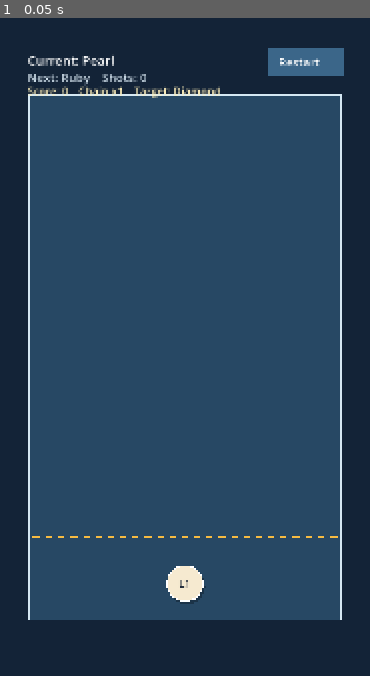
Above: before the commit, frame 1.
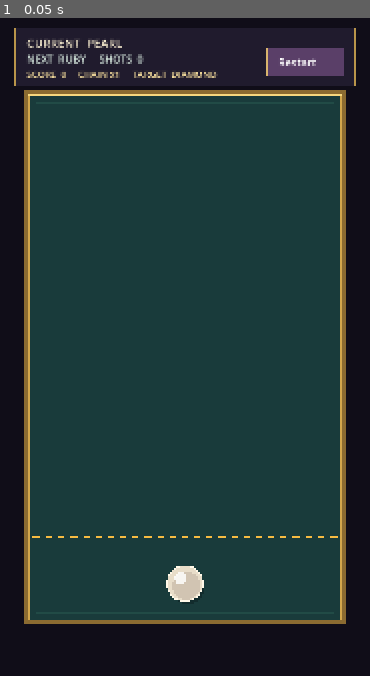
Above: after the commit, the same moment.

Repository: owais6153/game
Game: Godot game, scene res://scenes/Game.tscn
Same seed, same stepped clock (60 frames per second), same inputs: the game is played once before the commit and once after it.
Inputs:
- Up to frame 1 (0.05 s): no input

The runs differ from the first frame. In frame 1, 94% of the frame differs, in the area x 0-100%, y 0-100%.

Commit message:
feat: add first gemstone visual prototype

Diff:
--- a/scripts/game_controller.gd
+++ b/scripts/game_controller.gd
@@ -1,4 +1,6 @@
 extends Node2D
+
+const GemVisualsType = preload("res://scripts/gem_visuals.gd")
 
 var pieces: Array[GemPiece] = []
 var simulation := BoardSimulation.new()
@@ -193,38 +195,43 @@
 	merge_presentations = merge_presentations.filter(func(presentation: Dictionary) -> bool: return presentation.elapsed < GameConfig.MERGE_PRESENTATION_DURATION)
 
 func _draw() -> void:
-	draw_rect(Rect2(Vector2.ZERO, GameConfig.VIEWPORT_SIZE), Color("132337"))
-	draw_rect(Rect2(GameConfig.BOARD_LEFT, GameConfig.BOARD_TOP, GameConfig.BOARD_RIGHT - GameConfig.BOARD_LEFT, GameConfig.BOARD_BOTTOM - GameConfig.BOARD_TOP), Color("274864"), true)
-	draw_line(Vector2(GameConfig.BOARD_LEFT, GameConfig.BOARD_TOP), Vector2(GameConfig.BOARD_RIGHT, GameConfig.BOARD_TOP), Color("d5e8f3"), 6.0)
-	draw_line(Vector2(GameConfig.BOARD_LEFT, GameConfig.BOARD_TOP), Vector2(GameConfig.BOARD_LEFT, GameConfig.BOARD_BOTTOM), Color("d5e8f3"), 6.0)
-	draw_line(Vector2(GameConfig.BOARD_RIGHT, GameConfig.BOARD_TOP), Vector2(GameConfig.BOARD_RIGHT, GameConfig.BOARD_BOTTOM), Color("d5e8f3"), 6.0)
+	draw_rect(Rect2(Vector2.ZERO, GameConfig.VIEWPORT_SIZE), Color("100d18"))
+	draw_rect(Rect2(GameConfig.BOARD_LEFT - 9.0, GameConfig.BOARD_TOP - 9.0, GameConfig.BOARD_RIGHT - GameConfig.BOARD_LEFT + 18.0, GameConfig.BOARD_BOTTOM - GameConfig.BOARD_TOP + 18.0), Color("8b6b31"), true)
+	draw_rect(Rect2(GameConfig.BOARD_LEFT, GameConfig.BOARD_TOP, GameConfig.BOARD_RIGHT - GameConfig.BOARD_LEFT, GameConfig.BOARD_BOTTOM - GameConfig.BOARD_TOP), Color("193b3b"), true)
+	draw_rect(Rect2(GameConfig.BOARD_LEFT + 14.0, GameConfig.BOARD_TOP + 14.0, GameConfig.BOARD_RIGHT - GameConfig.BOARD_LEFT - 28.0, GameConfig.BOARD_BOTTOM - GameConfig.BOARD_TOP - 28.0), Color("214b46"), false, 3.0)
+	draw_line(Vector2(GameConfig.BOARD_LEFT, GameConfig.BOARD_TOP), Vector2(GameConfig.BOARD_RIGHT, GameConfig.BOARD_TOP), Color("f6d77e"), 5.0)
+	draw_line(Vector2(GameConfig.BOARD_LEFT, GameConfig.BOARD_TOP), Vector2(GameConfig.BOARD_LEFT, GameConfig.BOARD_BOTTOM), Color("d3a74c"), 5.0)
+	draw_line(Vector2(GameConfig.BOARD_RIGHT, GameConfig.BOARD_TOP), Vector2(GameConfig.BOARD_RIGHT, GameConfig.BOARD_BOTTOM), Color("d3a74c"), 5.0)
 	draw_dashed_line(Vector2(GameConfig.BOARD_LEFT + 8.0, GameConfig.DANGER_LINE_Y), Vector2(GameConfig.BOARD_RIGHT - 8.0, GameConfig.DANGER_LINE_Y), Color("f6bb42"), 3.0, 12.0)
 	var font := ThemeDB.fallback_font
 	var active := get_active_piece()
 	var current_label := GameConfig.gem_name(active.level) if active != null else "Resolving"
-	draw_string(font, Vector2(54.0, 92.0), "Current: %s" % current_label, HORIZONTAL_ALIGNMENT_LEFT, -1, 25, Color.WHITE)
-	draw_string(font, Vector2(54.0, 124.0), "Next: %s    Shots: %d" % [GameConfig.gem_name(next_level), shot_count], HORIZONTAL_ALIGNMENT_LEFT, -1, 23, Color("d9e8f3"))
-	draw_string(font, Vector2(54.0, 150.0), "Score: %d    Chain x%d    Target: %s" % [score, chain_multiplier, GameConfig.gem_name(GameConfig.TARGET_LEVEL)], HORIZONTAL_ALIGNMENT_LEFT, -1, 21, Color("fff0bb"))
-	draw_rect(GameConfig.RESTART_RECT, Color("3b6689"), true)
-	draw_string(font, Vector2(542.0, 94.0), "Restart", HORIZONTAL_ALIGNMENT_LEFT, -1, 23, Color.WHITE)
-	for piece in pieces:
-		draw_circle(piece.position + Vector2(4.0, 6.0), piece.radius, Color(0.02, 0.05, 0.08, 0.35))
-		draw_circle(piece.position, piece.radius, GameConfig.gem_color(piece.level))
-		draw_arc(piece.position, piece.radius, 0.0, TAU, 32, Color.WHITE.lightened(0.15), 2.0)
-		draw_string(font, piece.position + Vector2(-12.0, 8.0), "L%d" % piece.level, HORIZONTAL_ALIGNMENT_LEFT, -1, 21, Color("172334"))
+	draw_rect(Rect2(30.0, 20.0, 660.0, 112.0), Color("201b2d"), true)
+	draw_rect(Rect2(30.0, 20.0, 660.0, 112.0), Color("b9954a"), false, 2.0)
+	draw_string(font, Vector2(52.0, 57.0), "CURRENT  %s" % current_label.to_upper(), HORIZONTAL_ALIGNMENT_LEFT, -1, 23, Color("fff4d5"))
+	draw_string(font, Vector2(52.0, 88.0), "NEXT  %s     SHOTS  %d" % [GameConfig.gem_name(next_level).to_upper(), shot_count], HORIZONTAL_ALIGNMENT_LEFT, -1, 20, Color("d7e9df"))
+	draw_string(font, Vector2(52.0, 116.0), "SCORE  %d     CHAIN x%d     TARGET  DIAMOND" % [score, chain_multiplier], HORIZONTAL_ALIGNMENT_LEFT, -1, 18, Color("ffe6a1"))
+	draw_rect(GameConfig.RESTART_RECT, Color("5a3f68"), true)
+	draw_rect(GameConfig.RESTART_RECT, Color("d8b46d"), false, 2.0)
+	draw_string(font, Vector2(542.0, 94.0), "Restart", HORIZONTAL_ALIGNMENT_LEFT, -1, 21, Color.WHITE)
+	# Draw the non-physical source ghosts first. The new simulated gem is then
+	# rendered over them, avoiding a one-frame visual pop at the merge midpoint.
 	for presentation in merge_presentations:
 		_draw_merge_presentation(presentation)
+	for piece in pieces:
+		GemVisualsType.draw_shadow(self, piece.position, piece.radius)
+		GemVisualsType.draw_gem(self, piece.level, piece.position, piece.radius)
 	if won or failed:
 		_draw_result_overlay(font)
 
 func _draw_result_overlay(font: Font) -> void:
-	draw_rect(Rect2(80.0, 420.0, 560.0, 470.0), Color(0.03, 0.08, 0.14, 0.93), true)
-	draw_rect(Rect2(80.0, 420.0, 560.0, 470.0), Color("f6bb42"), false, 3.0)
+	draw_rect(Rect2(80.0, 420.0, 560.0, 470.0), Color("1b1427", 0.96), true)
+	draw_rect(Rect2(80.0, 420.0, 560.0, 470.0), Color("f1cd78"), false, 3.0)
 	var title := "You created a Diamond!" if won else "Table overflowed"
 	var button := "Replay" if won else "Retry"
 	draw_string(font, Vector2(142.0, 550.0), title, HORIZONTAL_ALIGNMENT_LEFT, -1, 34, Color.WHITE)
 	draw_string(font, Vector2(270.0, 615.0), "Score: %d" % score, HORIZONTAL_ALIGNMENT_LEFT, -1, 28, Color("fff0bb"))
-	draw_rect(GameConfig.OVERLAY_BUTTON_RECT, Color("3b6689"), true)
+	draw_rect(GameConfig.OVERLAY_BUTTON_RECT, Color("5a3f68"), true)
 	draw_string(font, Vector2(320.0, 812.0), button, HORIZONTAL_ALIGNMENT_LEFT, -1, 25, Color.WHITE)
 
 func _draw_merge_presentation(presentation: Dictionary) -> void:
@@ -235,9 +242,7 @@
 	var source_alpha := 1.0 - pull_t
 	for source_position in [presentation.first_position, presentation.second_position]:
 		var position: Vector2 = source_position.lerp(midpoint, pull_t * 0.72)
-		var color := GameConfig.gem_color(presentation.level - 1)
-		color.a = source_alpha
-		draw_circle(position, GameConfig.PIECE_RADIUS * source_scale, color)
+		GemVisualsType.draw_gem(self, presentation.level - 1, position, GameConfig.PIECE_RADIUS, source_alpha, source_scale)
 	var ring_alpha := 1.0 - t
 	var ring_color := GameConfig.gem_color(presentation.level).lightened(0.35)
 	ring_color.a = ring_alpha
--- /dev/null
+++ b/scripts/gem_visuals.gd
@@ -0,0 +1,69 @@
+class_name GemVisuals
+extends RefCounted
+
+# Rendering-only gem kit. It deliberately accepts position/radius/level values
+# and has no reference to simulation state, collision, or merge candidates.
+
+static func draw_shadow(canvas: CanvasItem, position: Vector2, radius: float, alpha: float = 0.28) -> void:
+	canvas.draw_circle(position + Vector2(5.0, 8.0), radius * 0.92, Color(0.01, 0.02, 0.04, alpha))
+
+static func draw_gem(canvas: CanvasItem, level: int, position: Vector2, radius: float, alpha: float = 1.0, scale: float = 1.0) -> void:
+	var gem_radius := radius * scale
+	match level:
+		1: _draw_pearl(canvas, position, gem_radius, alpha)
+		2: _draw_ruby(canvas, position, gem_radius, alpha)
+		3: _draw_emerald(canvas, position, gem_radius, alpha)
+		4: _draw_sapphire(canvas, position, gem_radius, alpha)
+		5: _draw_diamond(canvas, position, gem_radius, alpha)
+		_: _draw_pearl(canvas, position, gem_radius, alpha)
+
+static func visual_style_name(level: int) -> String:
+	match level:
+		1: return "round pearl with soft highlight"
+		2: return "faceted ruby"
+		3: return "emerald-cut gem"
+		4: return "faceted sapphire"
+		5: return "multi-facet diamond"
+		_: return "unknown"
+
+static func _with_alpha(color: Color, alpha: float) -> Color:
+	color.a *= alpha
+	return color
+
+static func _polygon(canvas: CanvasItem, points: PackedVector2Array, color: Color, outline: Color, width: float = 2.0) -> void:
+	canvas.draw_colored_polygon(points, color)
+	canvas.draw_polyline(points + PackedVector2Array([points[0]]), outline, width, true)
+
+static func _draw_pearl(canvas: CanvasItem, p: Vector2, r: float, a: float) -> void:
+	canvas.draw_circle(p, r, _with_alpha(Color("e8ddc9"), a))
+	canvas.draw_circle(p + Vector2(3, 4), r * 0.78, _with_alpha(Color("b9aa9a"), a * 0.5))
+	canvas.draw_circle(p + Vector2(-8, -10), r * 0.34, _with_alpha(Color.WHITE, a * 0.82))
+	canvas.draw_arc(p, r, 0.0, TAU, 28, _with_alpha(Color("fff8e8"), a), 2.2)
+
+static func _draw_ruby(canvas: CanvasItem, p: Vector2, r: float, a: float) -> void:
+	var points := PackedVector2Array([p + Vector2(-0.72*r, -0.35*r), p + Vector2(0, -r), p + Vector2(0.72*r, -0.35*r), p + Vector2(0.72*r, 0.35*r), p + Vector2(0, r), p + Vector2(-0.72*r, 0.35*r)])
+	_polygon(canvas, points, _with_alpha(Color("cb2846"), a), _with_alpha(Color("ffb3bc"), a))
+	canvas.draw_colored_polygon(PackedVector2Array([p + Vector2(0, -r), p + Vector2(0.72*r, -0.35*r), p, p + Vector2(-0.72*r, -0.35*r)]), _with_alpha(Color("ff7180"), a * 0.78))
+	canvas.draw_line(p + Vector2(-0.72*r, -0.35*r), p, _with_alpha(Color("8c1229"), a), 1.6)
+	canvas.draw_line(p + Vector2(0.72*r, -0.35*r), p, _with_alpha(Color("8c1229"), a), 1.6)
+
+static func _draw_emerald(canvas: CanvasItem, p: Vector2, r: float, a: float) -> void:
+	var points := PackedVector2Array([p + Vector2(-0.72*r, -r), p + Vector2(0.72*r, -r), p + Vector2(r, -0.68*r), p + Vector2(r, 0.68*r), p + Vector2(0.72*r, r), p + Vector2(-0.72*r, r), p + Vector2(-r, 0.68*r), p + Vector2(-r, -0.68*r)])
+	_polygon(canvas, points, _with_alpha(Color("159b62"), a), _with_alpha(Color("9df3c3"), a))
+	canvas.draw_rect(Rect2(p + Vector2(-0.65*r, -0.55*r), Vector2(1.3*r, 0.36*r)), _with_alpha(Color("66e6a5"), a * 0.62), true)
+	canvas.draw_line(p + Vector2(-r, -0.68*r), p + Vector2(r, 0.68*r), _with_alpha(Color("075e41"), a * 0.72), 1.6)
+	canvas.draw_line(p + Vector2(r, -0.68*r), p + Vector2(-r, 0.68*r), _with_alpha(Color("075e41"), a * 0.72), 1.6)
+
+static func _draw_sapphire(canvas: CanvasItem, p: Vector2, r: float, a: float) -> void:
+	var points := PackedVector2Array([p + Vector2(-0.64*r, -0.64*r), p, p + Vector2(0.64*r, -0.64*r), p + Vector2(r, 0), p + Vector2(0.64*r, 0.64*r), p, p + Vector2(-0.64*r, 0.64*r), p + Vector2(-r, 0)])
+	_polygon(canvas, points, _with_alpha(Color("246fca"), a), _with_alpha(Color("a7dcff"), a))
+	canvas.draw_colored_polygon(PackedVector2Array([p + Vector2(-0.64*r, -0.64*r), p, p + Vector2(0.64*r, -0.64*r), p + Vector2(0, -0.18*r)]), _with_alpha(Color("63b8ff"), a * 0.75))
+	canvas.draw_line(p + Vector2(-r, 0), p + Vector2(r, 0), _with_alpha(Color("124789"), a), 1.6)
+	canvas.draw_line(p + Vector2(0, -r*0.82), p + Vector2(0, r*0.82), _with_alpha(Color("124789"), a), 1.6)
+
+static func _draw_diamond(canvas: CanvasItem, p: Vector2, r: float, a: float) -> void:
+	var points := PackedVector2Array([p + Vector2(-0.9*r, -0.28*r), p + Vector2(0, -r), p + Vector2(0.9*r, -0.28*r), p + Vector2(0.54*r, 0.72*r), p, p + Vector2(-0.54*r, 0.72*r)])
+	_polygon(canvas, points, _with_alpha(Color("c7f2ff"), a), _with_alpha(Color.WHITE, a))
+	canvas.draw_colored_polygon(PackedVector2Array([p + Vector2(-0.9*r, -0.28*r), p, p + Vector2(0.9*r, -0.28*r), p + Vector2(0, 0.18*r)]), _with_alpha(Color.WHITE, a * 0.8))
+	canvas.draw_colored_polygon(PackedVector2Array([p + Vector2(-0.54*r, 0.72*r), p, p + Vector2(0.54*r, 0.72*r)]), _with_alpha(Color("74cfee"), a * 0.7))
+	canvas.draw_line(p + Vector2(0, -r), p + Vector2(0, 0.72*r), _with_alpha(Color("75b7d3"), a), 1.5)
--- a/tools/run_clean_contact_tests.gd
+++ b/tools/run_clean_contact_tests.gd
@@ -3,6 +3,7 @@
 const GemPieceType = preload("res://scripts/gem_piece.gd")
 const SimulationType = preload("res://scripts/board_simulation.gd")
 const MergeType = preload("res://scripts/merge_service.gd")
+const GemVisualsType = preload("res://scripts/gem_visuals.gd")
 const GameScene = preload("res://scenes/Game.tscn")
 var failures: Array[String] = []
 
@@ -20,6 +21,7 @@
 	_test_win_stops_spawning()
 	_test_danger_line_failure_rules()
 	_test_overlay_reset()
+	_test_visual_level_mapping()
 	if failures.is_empty():
 		print("CLEAN_CONTACT_TESTS: PASS")
 		quit(0)
@@ -203,6 +205,11 @@
 	_assert(controller.danger_timers.is_empty() and controller.shot_count == 0, "Replay or Retry must clear danger timers and shots")
 	_assert(controller.pieces.size() == 1 and _active_launcher_count(controller.pieces) == 1, "Replay or Retry must restore empty board plus one launcher")
 
+func _test_visual_level_mapping() -> void:
+	var expected := ["round pearl with soft highlight", "faceted ruby", "emerald-cut gem", "faceted sapphire", "multi-facet diamond"]
+	for level in range(1, 6):
+		_assert(GemVisualsType.visual_style_name(level) == expected[level - 1], "Gem level %d must keep its assigned procedural visual style" % level)
+
 func _active_launcher_count(items: Array[GemPiece]) -> int:
 	var count := 0
 	for item in items:
Not shown, added: scripts/gem_visuals.gd.uid
Not shown, changed: AGENTS.md
Not shown, changed: AI_KNOWLEDGE_BASE.md
Not shown, changed: ARCHITECTURE.md
Not shown, changed: BUILD_MANIFEST.md
Not shown, changed: CHANGELOG.md
Not shown, changed: CURRENT_STATE.md
Not shown, changed: GAME_SPEC.md
Not shown, added: GEM_VISUAL_PROTOTYPE_V1_REPORT.md
Not shown, changed: README.md
